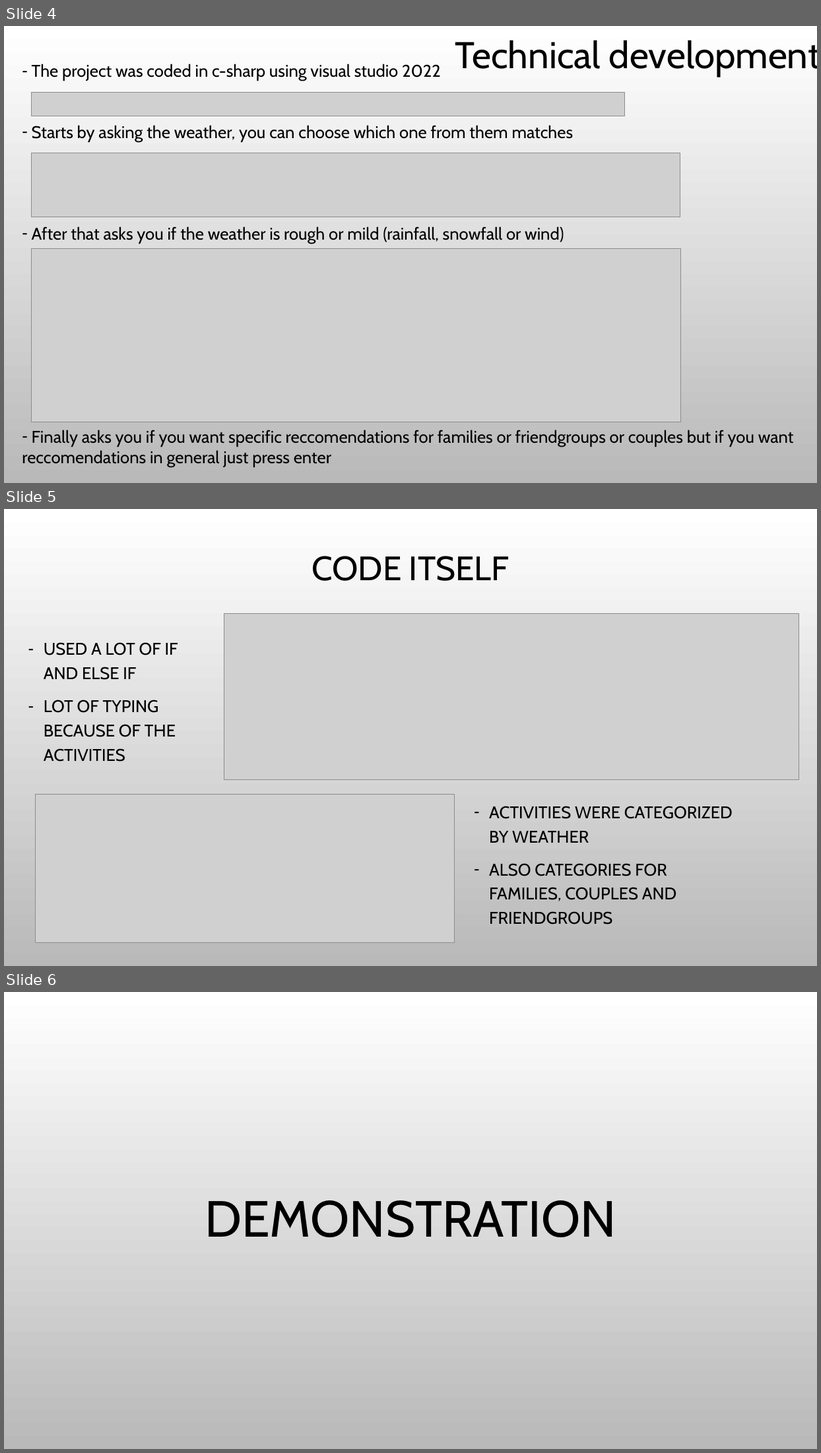
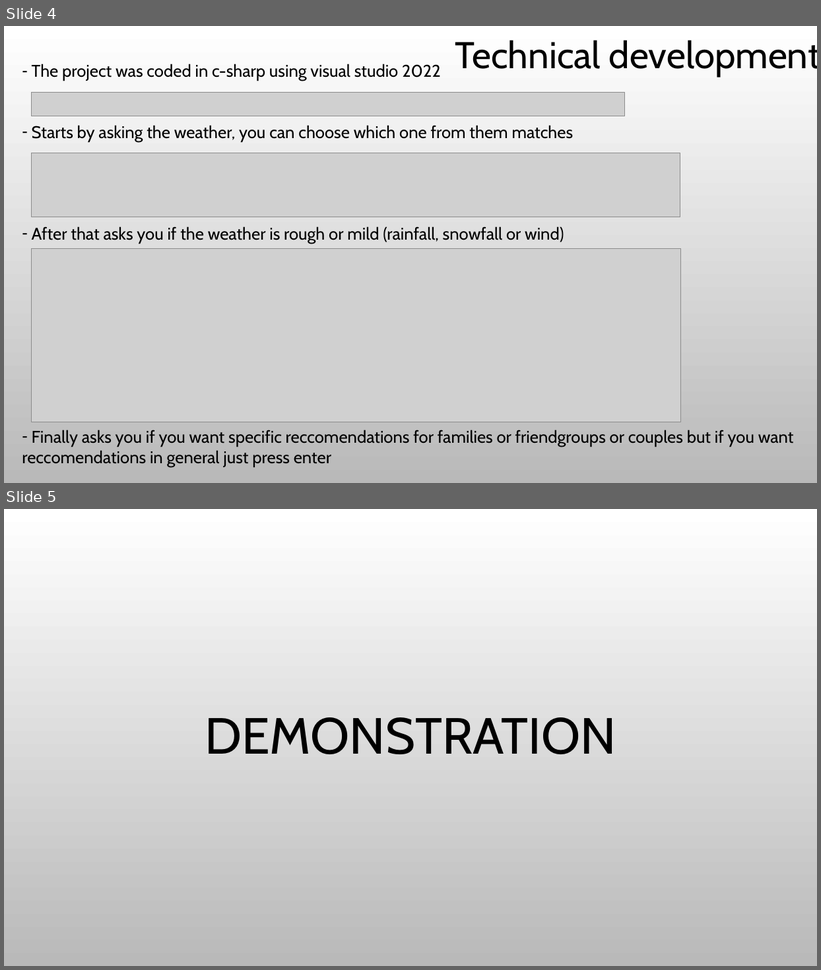
Before and after one commit to JennaAalto/Projekti, a slide deck: SäähänSopivaFinal.pptx. Shown one above the other, each under a label of ours: slides 4, 5 and 6 before the commit, slides 4 and 5 after it. The pictures are 821x1453 and 821x970 pixels, drawn with LibreOffice and Linux fonts; fonts in the diff are those of the drawing; grey boxes stand for pictures; background and template pictures are left out. Boxes give left, top, right and bottom in pixels: in the first picture for what was removed or moved away, otherwise in the second. Text is boxed around its words. In the diff, an @@ line names an element or a change of style, - is before the commit and + after.

```diff
--- a/SäähänSopivaFinal.pptx
+++ b/SäähänSopivaFinal.pptx
@@ slide 5 removed at <box>4,509,817,966</box>, background picture (left out) @@
@@ title removed at <box>312,556,509,581</box> @@
-CODE ITSELF
@@ picture removed at <box>224,614,799,780</box> @@
@@ text removed at <box>44,642,178,762</box> @@
-– USED A LOT OF IF AND ELSE IF
-– LOT OF TYPING BECAUSE OF THE ACTIVITIES
@@ picture removed at <box>35,795,455,943</box> @@
@@ text removed at <box>489,806,733,925</box> @@
-– ACTIVITIES WERE CATEGORIZED BY WEATHER
-– ALSO CATEGORIES FOR FAMILIES, COUPLES AND FRIENDGROUPS
@@ what was slide 6 is now slide 5 @@
```
Also in this commit, not shown: 2 slides changed, 1 slide added, 3 other files.
